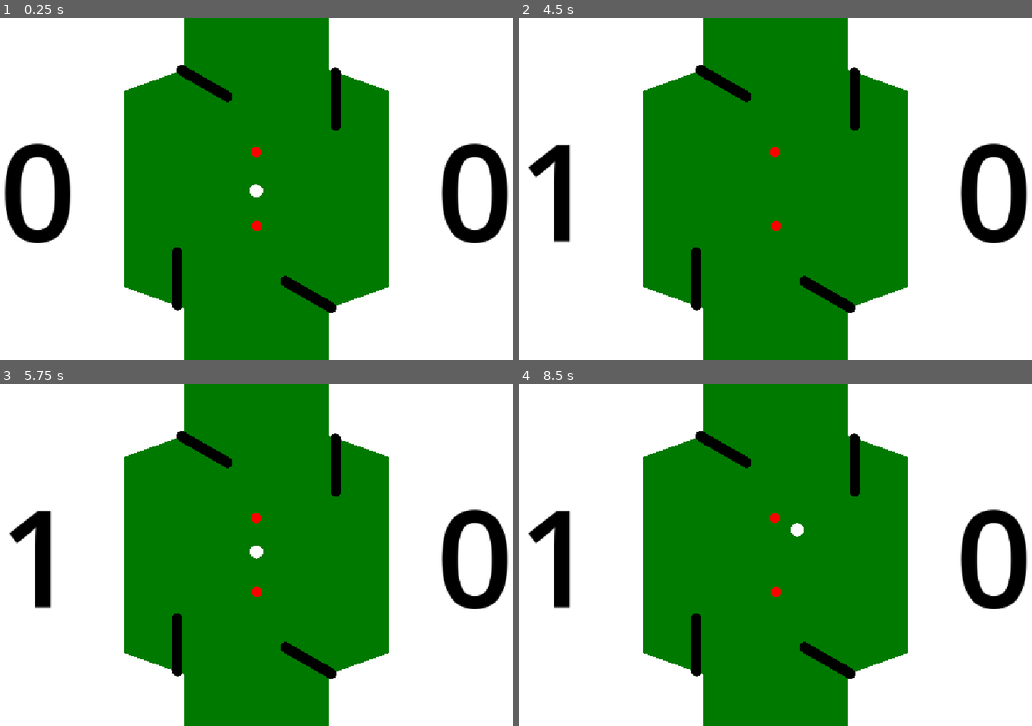
Above: before the commit, frames 1-4 (two rows, left to right).
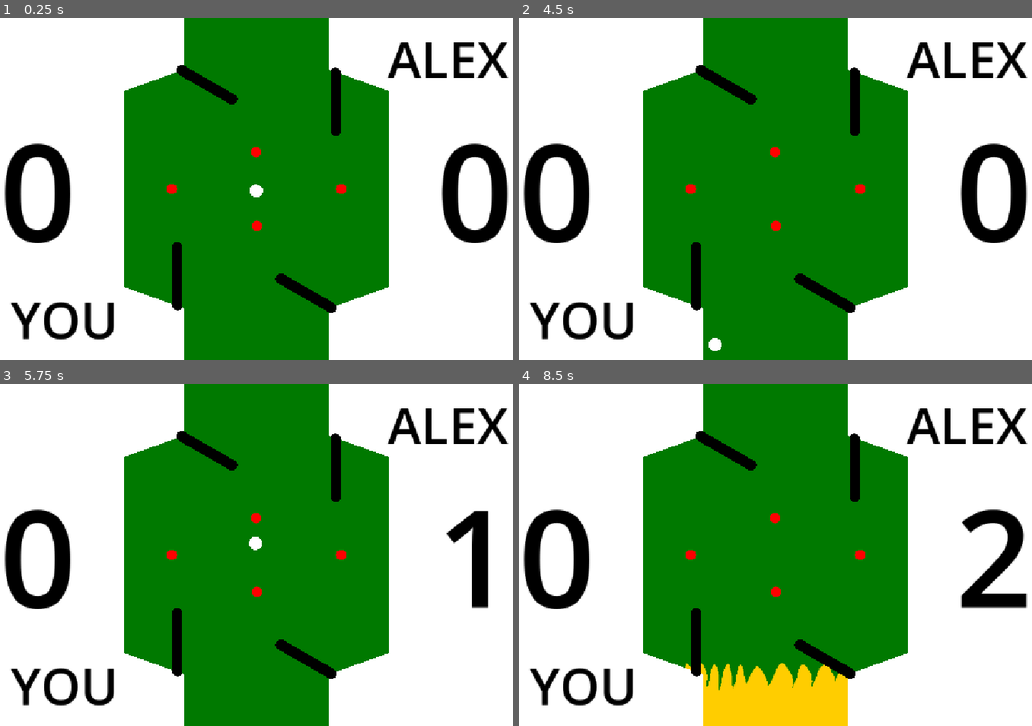
Above: after the commit, the same moments.

Repository: Rocket9876/flipper_one_game
Game: Godot game, scene res://scenes/world.tscn
Same seed, same stepped clock (60 frames per second), same inputs: the game is played once before the commit and once after it.
Inputs (mouse positions are in pixels of both pictures, inside the frame that each line leads up to):
- Up to frame 1 (0.25 s): no input
- Up to frame 2 (4.5 s): move the mouse to (908, 171) at 0.52 s; press the mouse at (908, 171) at 0.53 s; move the mouse to (652, 206) at 1.27 s; release the mouse at (652, 206) at 1.28 s; click (652, 206) at 1.35 s; tap Enter at 2 s; move the mouse to (837, 113) at 2.02 s; press the mouse at (837, 113) at 2.03 s; move the mouse to (744, 257) at 2.77 s; release the mouse at (744, 257) at 2.78 s; click (744, 257) at 2.85 s; move the mouse to (960, 240) at 3.52 s; press the mouse at (960, 240) at 3.53 s; move the mouse to (590, 137) at 4.27 s; release the mouse at (590, 137) at 4.28 s; click (590, 137) at 4.35 s
- Up to frame 3 (5.75 s): move the mouse to (287, 555) at 5.02 s; press the mouse at (287, 555) at 5.03 s
- Up to frame 4 (8.5 s): move the mouse to (683, 469) at 5.77 s; release the mouse at (683, 469) at 5.78 s; click (683, 469) at 5.85 s; move the mouse to (908, 537) at 6.52 s; press the mouse at (908, 537) at 6.53 s; move the mouse to (652, 572) at 7.27 s; release the mouse at (652, 572) at 7.28 s; click (652, 572) at 7.35 s; move the mouse to (837, 479) at 8.02 s; press the mouse at (837, 479) at 8.03 s

The runs differ from the first frame. In frame 1, 2.2% of the frame differs, in the area x 1-100%, y 7-95%; in frame 2, 4.6%; in frame 3, 7.0%; in frame 4, 11%, in the area x 0-100%, y 7-100%.
Error before the commit: Invalid access to property or key 'state' on a base object of type 'Node2D (flipper_right.gd)'. (res://scripts/bots/alex_bot.gd:42)
Error after the commit: Invalid access to property or key 'state' on a base object of type 'Node2D (flipper_right.gd)'. (res://scripts/bots/alex_bot.gd:43)

Commit message:
small fixes
small fixes, and small stuff changed, nothing big

Diff:
--- a/project.godot
+++ b/project.godot
@@ -39,6 +39,16 @@
 "events": [Object(InputEventMouseButton,"resource_local_to_scene":false,"resource_name":"","device":-1,"window_id":0,"a …(258 unchanged characters)…
 ]
 }
+<={
+"deadzone": 0.2,
+"events": [Object(InputEventKey,"resource_local_to_scene":false,"resource_name":"","device":-1,"window_id":0,"alt_pressed":false,"shift_pressed":false,"ctrl_pressed":false,"meta_pressed":false,"pressed":false,"keycode":0,"physical_keycode":4194319,"key_label":0,"unicode":0,"location":0,"echo":false,"script":null)
+]
+}
+>={
+"deadzone": 0.2,
+"events": [Object(InputEventKey,"resource_local_to_scene":false,"resource_name":"","device":-1,"window_id":0,"alt_pressed":false,"shift_pressed":false,"ctrl_pressed":false,"meta_pressed":false,"pressed":false,"keycode":0,"physical_keycode":4194321,"key_label":0,"unicode":0,"location":0,"echo":false,"script":null)
+]
+}
 
 [physics]
 
--- a/scenes/ball.tscn
+++ b/scenes/ball.tscn
@@ -21,3 +21,33 @@
 
 [node name="CollisionShape2D" type="CollisionShape2D" parent="." unique_id=1649322346]
 shape = SubResource("CircleShape2D_6rmpw")
+
+[node name="rotation_lock" type="Control" parent="." unique_id=202519224]
+layout_mode = 3
+anchors_preset = 8
+anchor_left = 0.5
+anchor_top = 0.5
+anchor_right = 0.5
+anchor_bottom = 0.5
+grow_horizontal = 2
+grow_vertical = 2
+
+[node name="RichTextLabel" type="RichTextLabel" parent="rotation_lock" unique_id=232149597]
+layout_mode = 1
+anchors_preset = 8
+anchor_left = 0.5
+anchor_top = 0.5
+anchor_right = 0.5
+anchor_bottom = 0.5
+offset_left = -13.0
+offset_top = -13.0
+offset_right = 13.0
+offset_bottom = 13.0
+grow_horizontal = 2
+grow_vertical = 2
+mouse_filter = 2
+theme_override_colors/default_color = Color(1, 0, 0, 1)
+text = "12"
+scroll_active = false
+horizontal_alignment = 1
+vertical_alignment = 1
--- a/scenes/flipper.tscn
+++ b/scenes/flipper.tscn
@@ -1,25 +1,24 @@
 [gd_scene format=3 uid="uid://xua7icv2ifk0"]
 
 [sub_resource type="PhysicsMaterial" id="PhysicsMaterial_rwgxs"]
-bounce = 0.5
 
 [sub_resource type="CapsuleMesh" id="CapsuleMesh_6rmpw"]
 radius = 10.0
-height = 120.0
+height = 130.0
 
 [sub_resource type="CapsuleShape2D" id="CapsuleShape2D_6rmpw"]
-height = 120.0
+height = 130.0
 
 [node name="flipper" type="AnimatableBody2D" unique_id=1423176623]
 physics_material_override = SubResource("PhysicsMaterial_rwgxs")
 
 [node name="MeshInstance2D" type="MeshInstance2D" parent="." unique_id=479111554]
 modulate = Color(0, 0, 0, 1)
-position = Vector2(60, 0)
+position = Vector2(65, 0)
 rotation = 1.5707964
 mesh = SubResource("CapsuleMesh_6rmpw")
 
 [node name="CollisionShape2D" type="CollisionShape2D" parent="." unique_id=102987862]
-position = Vector2(60, 0)
+position = Vector2(65, 0)
 rotation = 1.5707964
 shape = SubResource("CapsuleShape2D_6rmpw")
--- a/scenes/kicker.tscn
+++ b/scenes/kicker.tscn
@@ -66,3 +66,9 @@
 
 [node name="bumper2" parent="bumper" unique_id=2076057880 instance=ExtResource("1_gwxtx")]
 position = Vector2(-1, -70)
+
+[node name="bumper3" parent="bumper" unique_id=468709952 instance=ExtResource("1_gwxtx")]
+position = Vector2(160, 0)
+
+[node name="bumper4" parent="bumper" unique_id=598556808 instance=ExtResource("1_gwxtx")]
+position = Vector2(-160, 0)
--- /dev/null
+++ b/scenes/setuping_match.tscn
@@ -0,0 +1,67 @@
+[gd_scene format=3 uid="uid://b8m785ly2ripp"]
+
+[ext_resource type="Script" uid="uid://di5vdlilyd1dj" path="res://scripts/setuping_match.gd" id="1_wbiti"]
+
+[node name="setuping custom match" type="Control" unique_id=1071944829]
+layout_mode = 3
+anchors_preset = 15
+anchor_right = 1.0
+anchor_bottom = 1.0
+grow_horizontal = 2
+grow_vertical = 2
+script = ExtResource("1_wbiti")
+
+[node name="select Bot" type="OptionButton" parent="." unique_id=1151447051]
+layout_mode = 1
+anchors_preset = 8
+anchor_left = 0.5
+anchor_top = 0.5
+anchor_right = 0.5
+anchor_bottom = 0.5
+offset_left = -118.0
+offset_top = -103.5
+offset_right = 118.0
+offset_bottom = -72.5
+grow_horizontal = 2
+grow_vertical = 2
+tooltip_text = "Select the bot you want to play against."
+selected = 0
+item_count = 2
+popup/item_0/text = "select BOT"
+popup/item_0/id = 1
+popup/item_1/text = "rtzdfhdfvhbdfhdfhdfhdfh"
+popup/item_1/id = 0
+
+[node name="start" type="Button" parent="." unique_id=1049999864]
+layout_mode = 1
+anchors_preset = 7
+anchor_left = 0.5
+anchor_top = 1.0
+anchor_right = 0.5
+anchor_bottom = 1.0
+offset_left = -28.0
+offset_top = -83.0
+offset_right = 28.0
+offset_bottom = -52.0
+grow_horizontal = 2
+grow_vertical = 0
+theme_override_font_sizes/font_size = 64
+text = "START"
+
+[node name="TextEdit" type="TextEdit" parent="." unique_id=104386271]
+layout_mode = 1
+anchors_preset = 8
+anchor_left = 0.5
+anchor_top = 0.5
+anchor_right = 0.5
+anchor_bottom = 0.5
+offset_left = -114.0
+offset_top = -18.0
+offset_right = 114.0
+offset_bottom = 18.0
+grow_horizontal = 2
+grow_vertical = 2
+placeholder_text = "how many points to win?"
+
+[connection signal="pressed" from="start" to="." method="_on_start_pressed"]
+[connection signal="text_changed" from="TextEdit" to="." method="_on_text_edit_text_changed"]
--- a/scenes/start___page.tscn
+++ b/scenes/start___page.tscn
@@ -1,4 +1,6 @@
 [gd_scene format=3 uid="uid://bmsljjumdt4wq"]
+
+[ext_resource type="Script" uid="uid://dv14i3sy2qa4p" path="res://scripts/start___page.gd" id="1_mupss"]
 
 [node name="start - page" type="Control" unique_id=248547081]
 layout_mode = 3
@@ -7,6 +9,7 @@
 anchor_bottom = 1.0
 grow_horizontal = 2
 grow_vertical = 2
+script = ExtResource("1_mupss")
 
 [node name="RichTextLabel" type="RichTextLabel" parent="." unique_id=1787584814]
 layout_mode = 1
@@ -36,11 +39,29 @@
 anchor_top = 0.5
 anchor_right = 0.5
 anchor_bottom = 0.5
-offset_left = -4.0
-offset_top = -4.0
-offset_right = 4.0
-offset_bottom = 4.0
+offset_left = -80.5
+offset_top = 3.5
+offset_right = 80.5
+offset_bottom = 56.5
 grow_horizontal = 2
 grow_vertical = 2
 theme_override_font_sizes/font_size = 32
 text = "PATHWAY"
+
+[node name="custom match" type="Button" parent="Buttons" unique_id=1938539171]
+layout_mode = 1
+anchors_preset = 8
+anchor_left = 0.5
+anchor_top = 0.5
+anchor_right = 0.5
+anchor_bottom = 0.5
+offset_left = -131.5
+offset_top = -56.5
+offset_right = 131.5
+offset_bottom = -3.5
+grow_horizontal = 2
+grow_vertical = 2
+theme_override_font_sizes/font_size = 32
+text = "CUSTOM MATCH"
+
+[connection signal="pressed" from="Buttons/custom match" to="." method="_on_custom_match_pressed"]
--- a/scenes/world.tscn
+++ b/scenes/world.tscn
@@ -7,7 +7,7 @@
 [ext_resource type="Texture2D" uid="uid://htswteyxxpev" path="res://art/flash.png" id="5_71j4m"]
 
 [sub_resource type="RectangleShape2D" id="RectangleShape2D_6rmpw"]
-size = Vector2(274, 29)
+size = Vector2(274, 6.5)
 
 [sub_resource type="Animation" id="Animation_qfnet"]
 length = 0.001
@@ -102,6 +102,8 @@
 
 [node name="world" type="Node2D" unique_id=1513532067]
 script = ExtResource("1_4wyf3")
+ball_normal_time = 5.0
+ball_danger_time = 5.0
 ball_spawn_range = 2.0
 
 [node name="Camera2D" type="Camera2D" parent="." unique_id=673456223]
@@ -117,13 +119,13 @@
 [node name="bottem zone" type="Area2D" parent="." unique_id=883159120]
 
 [node name="CollisionShape2D" type="CollisionShape2D" parent="bottem zone" unique_id=1528649446]
-position = Vector2(0, 309.5)
+position = Vector2(0, 317)
 shape = SubResource("RectangleShape2D_6rmpw")
 
 [node name="top zone" type="Area2D" parent="." unique_id=1777476543]
 
 [node name="CollisionShape2D" type="CollisionShape2D" parent="top zone" unique_id=1232585457]
-position = Vector2(0, -309.5)
+position = Vector2(0, -313.25)
 shape = SubResource("RectangleShape2D_6rmpw")
 
 [node name="AnimationPlayer" type="AnimationPlayer" parent="." unique_id=996158717]
@@ -170,6 +172,45 @@
 horizontal_alignment = 1
 vertical_alignment = 1
 
+[node name="Ball_Timer" type="Timer" parent="." unique_id=1051445779]
+wait_time = 5.0
+one_shot = true
+
+[node name="name_bottem" type="RichTextLabel" parent="." unique_id=1770951252]
+anchors_preset = 2
+anchor_top = 1.0
+anchor_bottom = 1.0
+offset_left = -576.0
+offset_top = 170.0
+offset_right = -150.0
+offset_bottom = 324.0
+grow_vertical = 0
+mouse_filter = 2
+theme_override_colors/default_color = Color(0, 0, 0, 1)
+theme_override_font_sizes/normal_font_size = 96
+text = "YOU"
+scroll_active = false
+horizontal_alignment = 1
+vertical_alignment = 1
+
+[node name="name_top" type="RichTextLabel" parent="." unique_id=747946093]
+anchors_preset = 2
+anchor_top = 1.0
+anchor_bottom = 1.0
+offset_left = 150.0
+offset_top = -324.0
+offset_right = 576.0
+offset_bottom = -170.0
+grow_vertical = 0
+mouse_filter = 2
+theme_override_colors/default_color = Color(0, 0, 0, 1)
+theme_override_font_sizes/normal_font_size = 96
+text = "STEVE"
+scroll_active = false
+horizontal_alignment = 1
+vertical_alignment = 1
+
 [connection signal="body_entered" from="bottem zone" to="." method="_on_bottem_zone_body_entered"]
 [connection signal="body_entered" from="top zone" to="." method="_on_top_zone_body_entered"]
 [connection signal="timeout" from="win cooldown" to="." method="_on_win_cooldown_timeout"]
+[connection signal="timeout" from="Ball_Timer" to="." method="_on_ball_timer_timeout"]
--- a/scripts/ball.gd
+++ b/scripts/ball.gd
@@ -2,9 +2,13 @@
 
 @export var gravityScale = 0.116
 
+func _ready() -> void:
+	$rotation_lock/RichTextLabel.visible = false
+
 func _physics_process(delta: float) -> void:
 	gravity()
 	global.ball_position = position
+	$rotation_lock.rotation_degrees = -rotation_degrees
 
 func gravity():
 	if position.y < 0:
--- a/scripts/bots/alex_bot.gd
+++ b/scripts/bots/alex_bot.gd
@@ -14,7 +14,8 @@
 
 
 func _physics_process(delta: float) -> void:
-	print(detect_flipper())
+	if global.current_bot == self:
+		global.bot["name"] = "ALEX"
 	if detect_flipper() == "left":
 		flipper = global.flipper_top_left
 	elif detect_flipper() == "right":
--- a/scripts/bots/andy_bot.gd
+++ b/scripts/bots/andy_bot.gd
@@ -5,6 +5,8 @@
 var distance = 300
 
 func _physics_process(delta: float) -> void:
+	if global.current_bot == self:
+		global.bot["name"] = "ANDY"
 	action_logic()
 
 func action_logic():
--- a/scripts/flipper.gd
+++ b/scripts/flipper.gd
@@ -24,7 +24,6 @@
 
 
 func flip():
-	print(1)
 	state = 1
 	if left:
 		$AnimationPlayer.play("flip left")
@@ -33,7 +32,6 @@
 
 
 func flip_down():
-	print(2)
 	state = 0
 	if left:
 		$AnimationPlayer.play("flip down left")
--- a/scripts/global.gd
+++ b/scripts/global.gd
@@ -4,9 +4,17 @@
 
 var ball_position
 
+var last_winner
+
+var in_match = false
+
+var bots = {}
+
 var score = {"bottem":0,"top":0}
 
-var bot = {"position":Vector2()}
+var bot_path = "res://scripts/bots/"
+
+var bot = {"position":Vector2(),"name":""}
 
 @onready var world = get_node("/root/world")
 
@@ -21,11 +29,17 @@
 @onready var flipper_top_left = get_node("/root/world/kicker/flipper_top_left")
 @onready var flipper_top_right = get_node("/root/world/kicker/flipper_top_right")
 
+var match_settings = {"points_win":5}
+
 func _ready() -> void:
+	for i in DirAccess.get_files_at(bot_path):
+		if not i.ends_with(".uid"):
+			bots.merge({i.get_slice("_",0):{"path":i}})
+	print(bots)
 	current_bot = alex
 
 func _physics_process(delta: float) -> void:
-	if get_tree().current_scene == world:
+	if in_match:
 		ball._physics_process(delta)
 		world._physics_process(delta)
 		current_bot._physics_process(delta)
--- /dev/null
+++ b/scripts/setuping_match.gd
@@ -0,0 +1,23 @@
+extends Control
+
+var limit = 99
+
+func _ready() -> void:
+	$"select Bot".item_count = global.bots.size()
+	var count = 0
+	for i in global.bots:
+		print(i)
+		$"select Bot".set_item_text(count,i)
+		count += 1
+
+
+func _on_text_edit_text_changed() -> void:
+	if int($TextEdit.text) > limit:
+		$TextEdit.text = str(limit)
+
+
+func _on_start_pressed() -> void:
+	global.in_match = true
+	global.current_bot = load(global.bots[$"select Bot".get_item_text($"select Bot".get_selected_id())]["path"])
+	global.match_settings["points_win"] = int($TextEdit.text)
+	get_tree().change_scene_to_file("res://scenes/world.tscn")
--- /dev/null
+++ b/scripts/start___page.gd
@@ -0,0 +1,6 @@
+extends Control
+
+
+
+func _on_custom_match_pressed() -> void:
+	get_tree().change_scene_to_file("res://scenes/setuping_match.tscn")
--- a/scripts/world.gd
+++ b/scripts/world.gd
@@ -6,7 +6,13 @@
 
 var focused_quadrant
 
+var keyboard_control = false
 
+@export var ball_normal_time:float
+@export var ball_danger_time:float
+var ball_half
+
+var ball_danger = false
 
 func flip(path):
 	path.flip()
@@ -17,16 +23,30 @@
 @onready var bottem_score = $bottem_score
 
 func _physics_process(delta: float) -> void:
-	#flip($"kicker/flipper_bottem_left")
-	#flip($"kicker/flipper_bottem_right")
+	if Input.is_action_pressed("<") or Input.is_action_pressed(">"):
+		keyboard_control = true
+	if Input.is_action_pressed("click"):
+		keyboard_control = false
+	$name_top.text = global.bot["name"]
 	mouse_quadrant = Vector2(get_number_dir(get_global_mouse_position().x),get_number_dir(get_global_mouse_position().y))
-	#print(get_current_flipper())
-	#print(mouse_quadrant)
 	global.bot["position"] = $bot.position
-	detect_flip_action()
+
+	if keyboard_control:
+		detect_flip_action_keyboard()
+	else:
+		detect_flip_action()
+	ball_counter()
+	for i in global.score:
+		if global.score[i] >= global.match_settings["points_win"]:
+			global.last_winner = i
+
+	if ball_danger:
+		global.ball.get_node("rotation_lock/RichTextLabel").text = str($Ball_Timer.time_left)
 
 func _ready():
+	global.in_match = true
 	small_restart()
+	$name_top.text = global.bot["name"]
 
 func get_number_dir(number):
 	if number > 0:
@@ -63,21 +83,28 @@
 
 func _on_bottem_zone_body_entered(body) -> void:
 	if body.is_in_group("ball"):
-		win("bottem")
+		win("top")
 
 func _on_top_zone_body_entered(body) -> void:
 	if body.is_in_group("ball"):
-		win("top")
+		win("bottem")
 
 func win(player, points = 1):
+	global.ball.position = Vector2(0,0)
+	global.ball.move_and_collide(Vector2.ZERO)
 	global.score[player] += points
-	$AnimationPlayer.play("flash " + player)
+	if player == "top":
+		$AnimationPlayer.play("flash " + "bottem")
+	else:
+		$AnimationPlayer.play("flash " + "top")
 	$flash.visible = true
 	global.ball.visible = false
 	global.ball.sleeping = true
 	$"win cooldown".start()
 
 func small_restart():
+	global.ball.get_node("rotation_lock/RichTextLabel").visible = true
+	$Ball_Timer.start()
 	$flash.visible = false
 	global.ball.position = Vector2(randf_range(-ball_spawn_range,ball_spawn_range),randf_range(-ball_spawn_range,ball_spawn_range))
 	global.ball.visible = true
@@ -86,3 +113,40 @@
 
 func _on_win_cooldown_timeout() -> void:
 	small_restart()
+
+
+func detect_flip_action_keyboard():
+	if Input.is_action_pressed(">") and get_node("kicker/flipper_bottem_right").state == 0:
+		get_node("kicker/flipper_bottem_right").flip()
+	elif get_node("kicker/flipper_bottem_right").state == 1 and not Input.is_action_pressed(">"):
+		get_node("kicker/flipper_bottem_right").flip_down()
+	if Input.is_action_pressed("<") and get_node("kicker/flipper_bottem_left").state == 0:
+		get_node("kicker/flipper_bottem_left").flip()
+	elif get_node("kicker/flipper_bottem_left").state == 1 and not Input.is_action_pressed("<"):
+		get_node("kicker/flipper_bottem_left").flip_down()
+
+func ball_counter():
+	if global.ball_position.y > 0 and ball_half != "bottem":
+		ball_danger = false
+		$Ball_Timer.start(ball_normal_time)
+		ball_half = "bottem"
+		global.ball.get_node("rotation_lock/RichTextLabel").visible = false
+	if global.ball_position.y < 0 and ball_half != "top":
+		ball_danger = false
+		$Ball_Timer.start(ball_normal_time)
+		ball_half = "top"
+		global.ball.get_node("rotation_lock/RichTextLabel").visible = false
+
+
+func _on_ball_timer_timeout() -> void:
+	if not ball_danger:
+		ball_danger = true
+		global.ball.get_node("rotation_lock/RichTextLabel").visible = true
+		$Ball_Timer.stop()
+		$Ball_Timer.start(ball_danger_time)
+	elif ball_danger:
+		$Ball_Timer.stop()
+		if ball_half == "top":
+			win("bottem")
+		else:
+			win("top")
Not shown, added: scripts/setuping_match.gd.uid
Not shown, added: scripts/start___page.gd.uid
